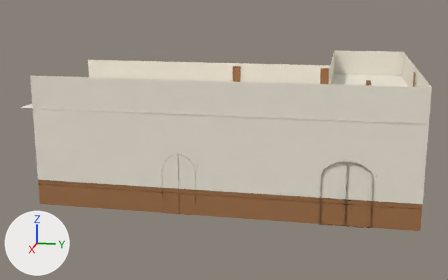
Renders of the FBX model Assets/05_Models/Corridor/corridor1.fbx from each side of a commit.
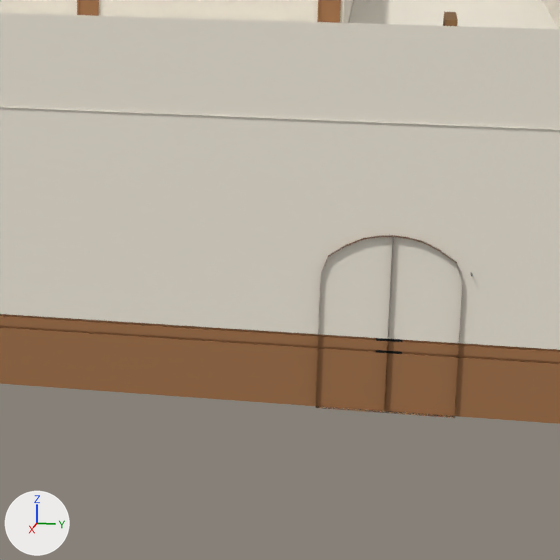
Each version is shown whole from a 50 mm lens placed at (0.848, 0.147, 0.182), pointed at (0.011, -0.021, -0.027), then close up on the part from 46% to 91% of the width and 27% to 100% of the height. The axes (+X, +Y, +Z) are drawn at lower left. The lights are the same throughout. Where no turn or scale is listed for an object, it has been applied to the vertices. Vertices at the same position are counted once.

Names of what the first close-up shows: 'Object193', 'corrodor1'.
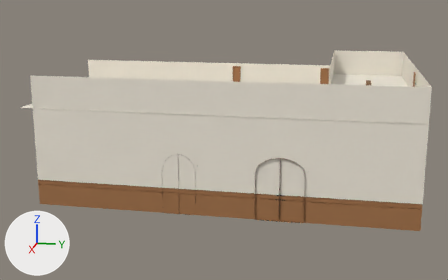
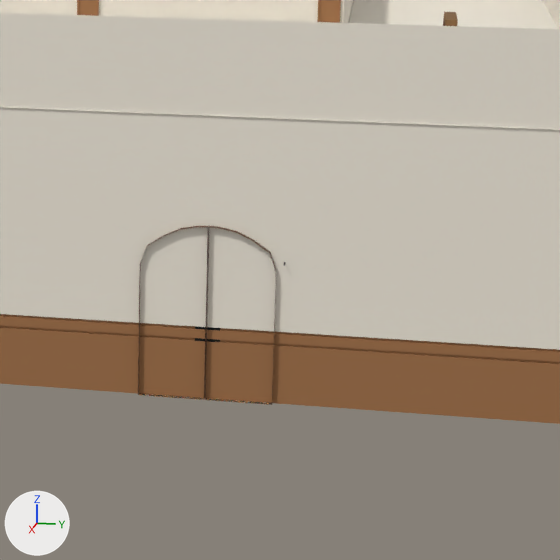
What differs and where, as boxes [x1, y1, x2, y2] in the close-ups (560 x 560 px; the box of a moved part takes in the faces that stretch with it):
part 1 of me_mesh, moved or reshaped
    before: [316, 235, 393, 413]
    after: [205, 226, 276, 405]
part 2 of me_mesh, added (brown)
    after: [138, 226, 208, 400]
part 3 of me_mesh, moved or reshaped
    before: [376, 338, 402, 354]
    after: [195, 326, 220, 342]
part 4 of me_mesh, moved or reshaped (not visible afterwards)
    before: [385, 235, 462, 418]

Patch to the scene script:
```diff
--- a/Assets/05_Models/Corridor/corridor1.fbx.py
+++ b/Assets/05_Models/Corridor/corridor1.fbx.py
@@ me_mesh @@
 # used by ob_corrodor1; location = (0.0, 0.0, 0.0)
-me_mesh.from_pydata(...)  # 5072 vertices, 4526 faces; spans x -0.187..0.187, y -0.216..0.232, z -0.083..0.083
+me_mesh.from_pydata(...)  # 4684 vertices, 4144 faces; spans x -0.187..0.187, y -0.216..0.232, z -0.083..0.083
+# me_mesh part 1: the loose piece of 118 vertices spanning x 0.18..0.186, y 0.123..0.151, z -0.075..-0.001 is mirrored in y about its middle, then moved by (0.0, -0.045, 0.0)
+# me_mesh part 2: the loose piece of 118 vertices spanning x 0.18..0.186, y 0.123..0.151, z -0.075..-0.001 is copied, and the copy is moved by (0.0, -0.073, 0.0); it spans x 0.18..0.186, y 0.05..0.078, z -0.075..-0.001
+# me_mesh part 3: the loose piece of 4 vertices spanning x 0.184, y 0.146..0.156, z -0.074..-0.002 is moved by (0.0, -0.073, 0.0)
+# me_mesh part 4: 5 vertices moved from x 0.159..0.162, y 0.211..0.219, z -0.075..-0.062 to x 0.161..0.164, y 0.211..0.219, z -0.075..-0.062; 216 vertices removed from x 0.154..0.186, y 0.151..0.22, z -0.075..-0.001; 246 vertices added at x 0.152..0.183, y 0.109..0.22, z -0.075..-0.018
 me_mesh.materials.append(mat_material__100)
```
